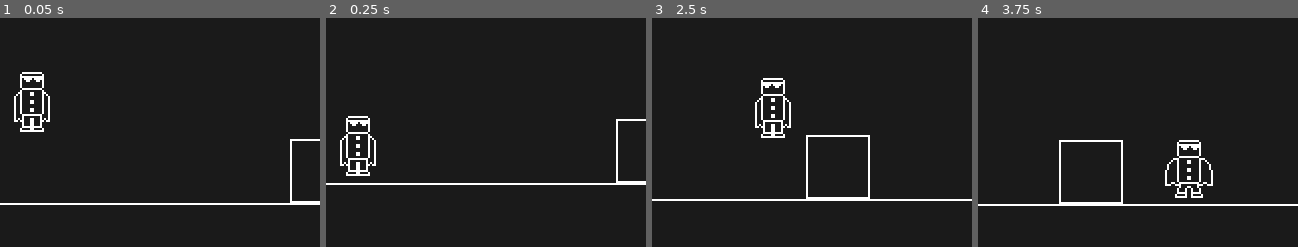
Above: before the commit, frames 1-4 (left to right).
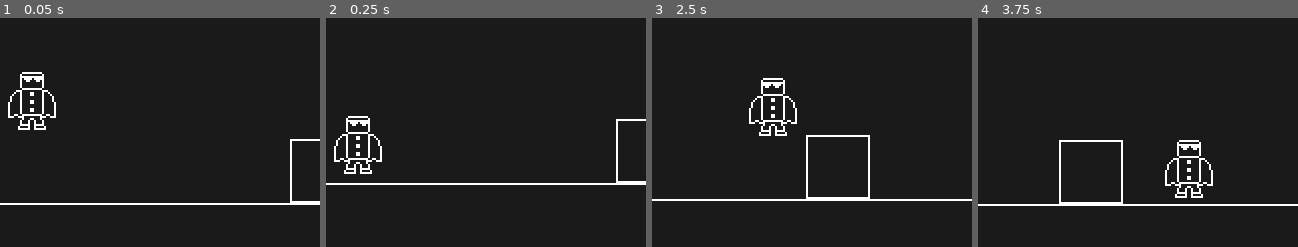
Above: after the commit, the same moments.

Repository: Kiel97/bialjam2019
Game: Godot game, scene res://Levels/Level.tscn
Same seed, same stepped clock (60 frames per second), same inputs: the game is played once before the commit and once after it.
Inputs:
- Up to frame 1 (0.05 s): no input
- Up to frame 2 (0.25 s): no input
- Up to frame 3 (2.5 s): hold Right (move_right) 0.53-2.03 s; tap Up (jump) at 0.77, 1.52 s; hold Left (move_left) from 2.03 s (still down)
- Up to frame 4 (3.75 s): release Left (move_left) at 2.78 s; hold Right (move_right) from 2.78 s (still down); tap Up (jump) at 3.02 s
The pictures show only the part of the screen within x 25-75%, y 37-87%; the shares and areas given below are measured in that part.

The runs differ from the first frame. In frame 1, 0.7% of the frame differs, in the area x 2-18%, y 31-50%; in frame 2, 0.7%; in frame 3, 0.7%; in frame 4, nothing differs.

Commit message:
Fixed not going to Fall state when falling down after standing still

Diff:
--- a/Bialjam2019/Hero/Hero.gd
+++ b/Bialjam2019/Hero/Hero.gd
@@ -67,7 +67,7 @@
 	if jump and not(self.state in [hero_states.JUMP, hero_states.FALL]):
 		self.state = hero_states.JUMP
 		velocity.y = JUMP_SPEED
-	elif self.state == hero_states.JUMP and !is_on_floor() and velocity.y > 0:
+	elif self.state in [hero_states.JUMP, hero_states.IDLE] and !is_on_floor() and velocity.y > 0:
 		self.state = hero_states.FALL
 	elif self.state in [hero_states.JUMP, hero_states.FALL] and is_on_floor():
 		self.state = hero_states.IDLE
